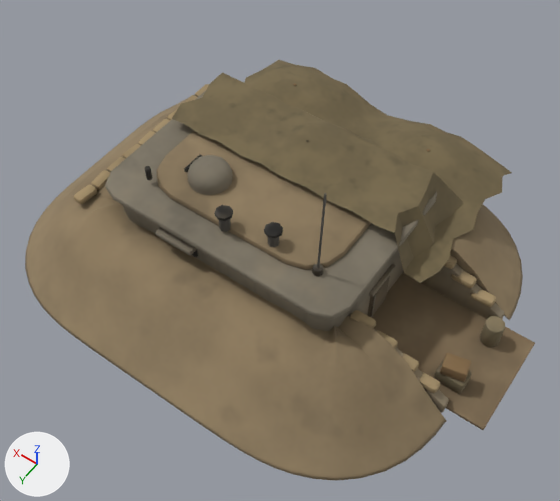
A saved change to the glTF model game/models/battle/fh_battle_e_bunker.glb.
Both versions are drawn from a camera (50 mm lens) standing at (-0.638, 0.863, 1.375) and looking at (-0.087, 0.091, 0.162). The lights are fixed; the arrows at lower left show +X, +Y and +Z. The older version comes first. Vertices at exactly the same position are counted once.

The first picture shows 'ground_bunker'.
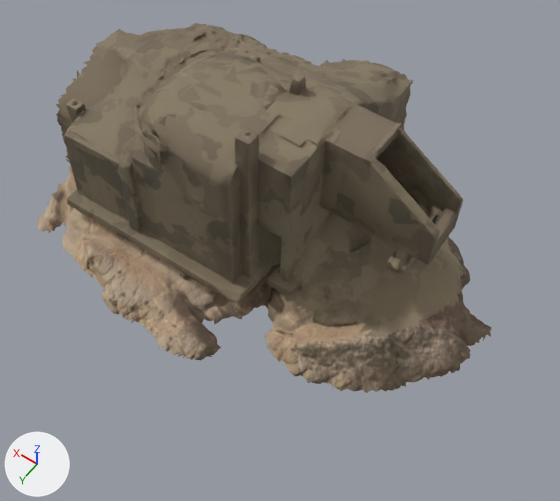
Pixel boxes (x1, y1, x2, y2) of what changed, in the pictures (560 x 501 px):
'ground_bunker', surface changed, reshaped (11% narrower, 12% shorter)
    before: (25, 60, 535, 481)
    after: (36, 23, 492, 393)
part 1 of me_ground_bunker, rebuilt (8% narrower)
    before: (25, 97, 523, 481)
    after: (36, 23, 492, 393)
part 2 of me_ground_bunker, deleted (brown)
    before: (74, 60, 535, 430)

Patch to the scene script:
```diff
--- a/game/models/battle/fh_battle_e_bunker.glb.py
+++ b/game/models/battle/fh_battle_e_bunker.glb.py
@@ img_e_bunker_orm @@
+img_e_bunker_orm = load_image('e_bunker_orm', '_unpacked/e_bunker_orm', 2048, 2048, 'Non-Color')
@@ img_e_bunker_color @@
+img_e_bunker_color = load_image('e_bunker_color', '_unpacked/e_bunker_color', 2048, 2048, 'sRGB')
@@ img_e_bunker_normal @@
+img_e_bunker_normal = load_image('e_bunker_normal', '_unpacked/e_bunker_normal', 2048, 2048, 'Non-Color')
@@ mat_ground_bunker_body @@
 mat_ground_bunker_body = bpy.data.materials.new('ground_bunker_body')
-# nodes: BsdfPrincipled, NormalMap, OutputMaterial, TexImage x2
-# uses the picture img_ground_bunker_color
-# uses the picture img_ground_bunker_normal
+# nodes: BsdfPrincipled, NormalMap, OutputMaterial, SeparateColor, TexImage x3
+# uses the picture img_e_bunker_color
+# uses the picture img_e_bunker_normal
+# uses the picture img_e_bunker_orm
@@ me_ground_bunker @@
 # used by ob_ground_bunker; location = (0.0, 0.0, 0.0)
-me_ground_bunker.from_pydata(...)  # 3196 vertices, 6096 faces; spans x -0.58..0.515, y -0.42..0.42, z 0.0..0.44
+me_ground_bunker.from_pydata(...)  # 4319 vertices, 7998 faces; spans x -0.5..0.5, y -0.343..0.343, z 0.0..0.49
+# me_ground_bunker part 1: the loose piece of 456 vertices spanning x -0.514..0.515, y -0.42..0.42, z 0.0..0.153 is rebuilt with 4316 vertices and now spans x -0.5..0.5, y -0.343..0.343, z 0.0..0.49
+# me_ground_bunker part 2: 55 loose pieces with 2740 vertices, spanning x -0.58..0.357, y -0.42..0.225, z 0.0..0.44, are deleted
+# other edits to the shape of me_ground_bunker do not show in these pictures
 me_ground_bunker.materials.append(mat_ground_bunker_body)
```
